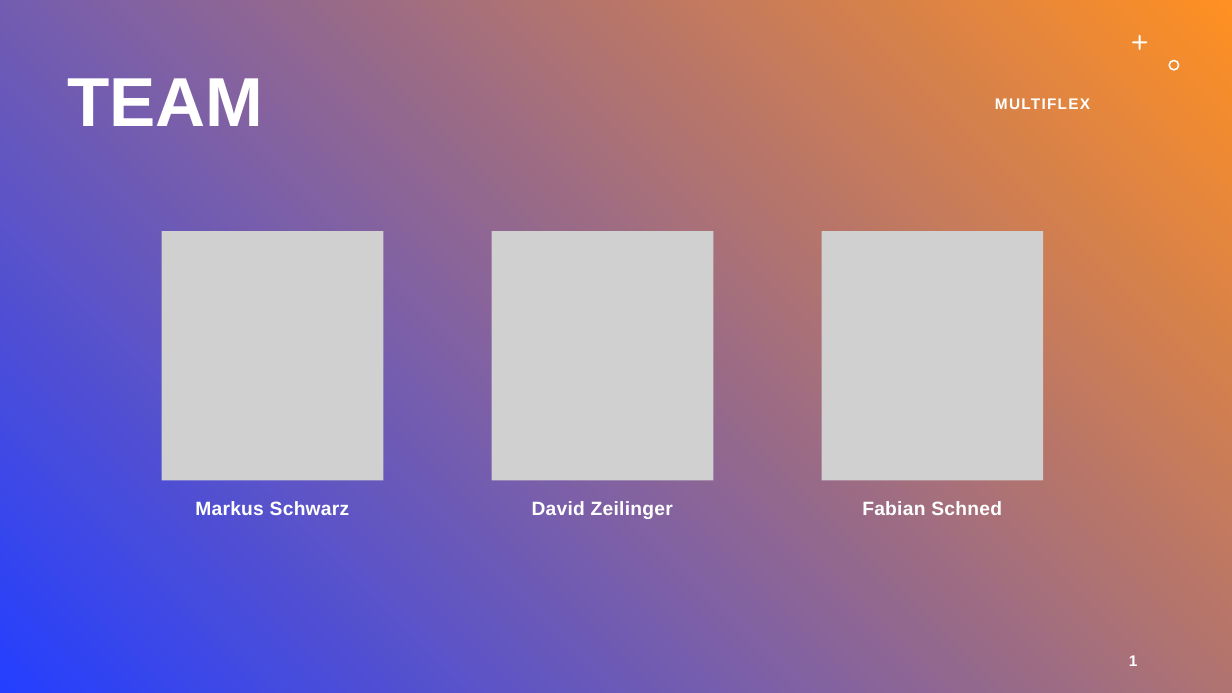
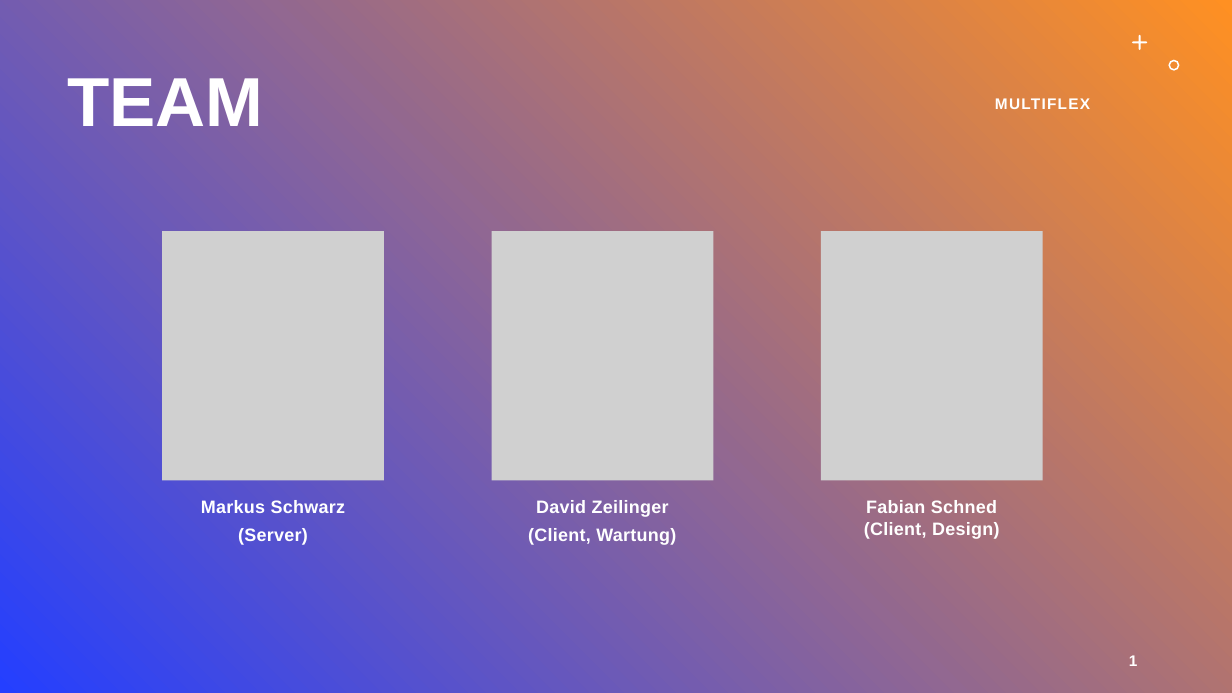
Before and after one commit to LegitesMax/multiflexlbkv, a slide deck: slide 2 of Präsentation/Introduction.pptx. Drawn at 1232x693 pixels with LibreOffice and Linux fonts; fonts in the diff are those of the drawing; grey boxes stand for pictures. Boxes give left, top, right and bottom in pixels: in the first picture for what was removed or moved away, otherwise in the second. Text is boxed around its words. In the diff, an @@ line names an element or a change of style, - is before the commit and + after.

Commit message:
edit ppp

```diff
--- a/Präsentation/Introduction.pptx
+++ b/Präsentation/Introduction.pptx
@@ text at bbox=[201, 500, 346, 513]: size 15 to 14 pt in "Markus Schwarz" @@
@@ text at bbox=[536, 500, 669, 517]: size 15 to 14 pt in "David Zeilinger" @@
@@ text at bbox=[864, 500, 999, 539]: text changed; size 15 to 14 pt @@
-Fabian Schned
+Fabian Schned
+(Client, Design)
@@ text at bbox=[238, 528, 308, 545]: paragraph added @@
+(Server)
@@ text at bbox=[528, 528, 676, 545]: paragraph added @@
+(Client, Wartung)
```
Also in this commit, not shown: 2 other slides changed, 1 slide removed.
